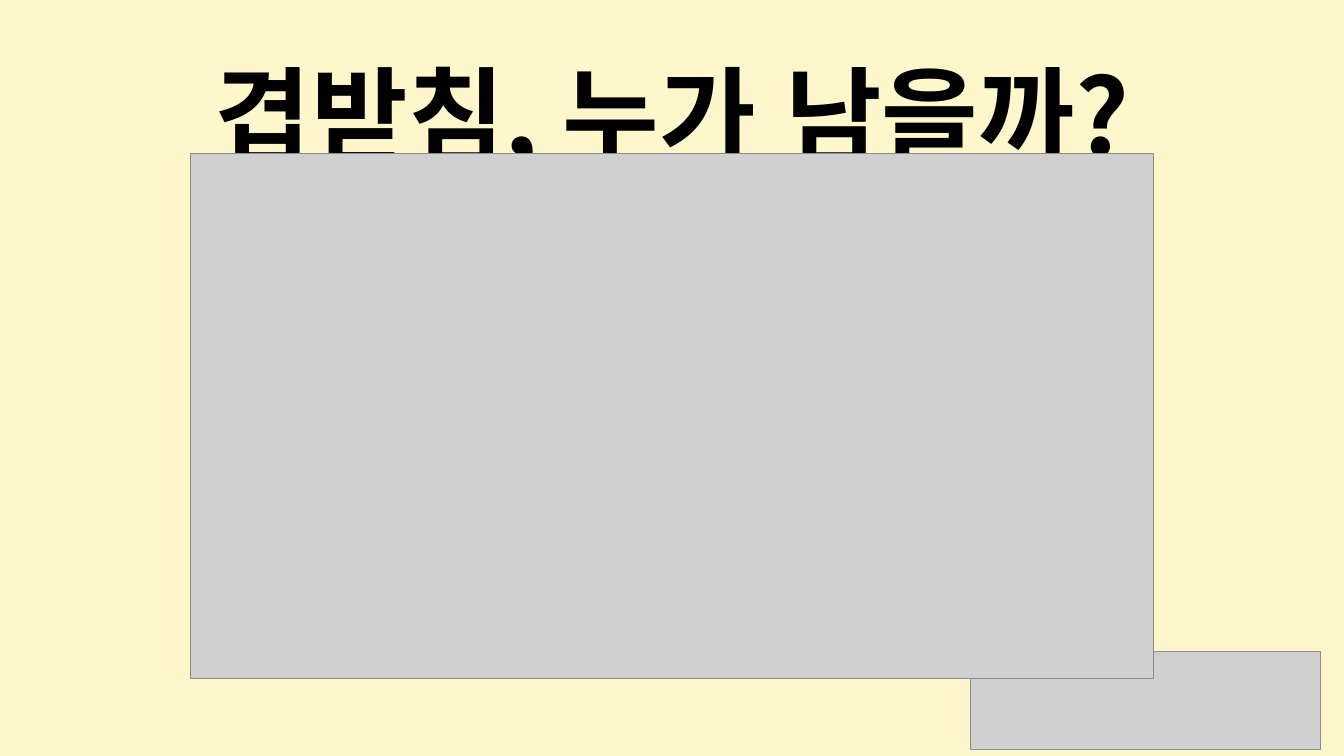
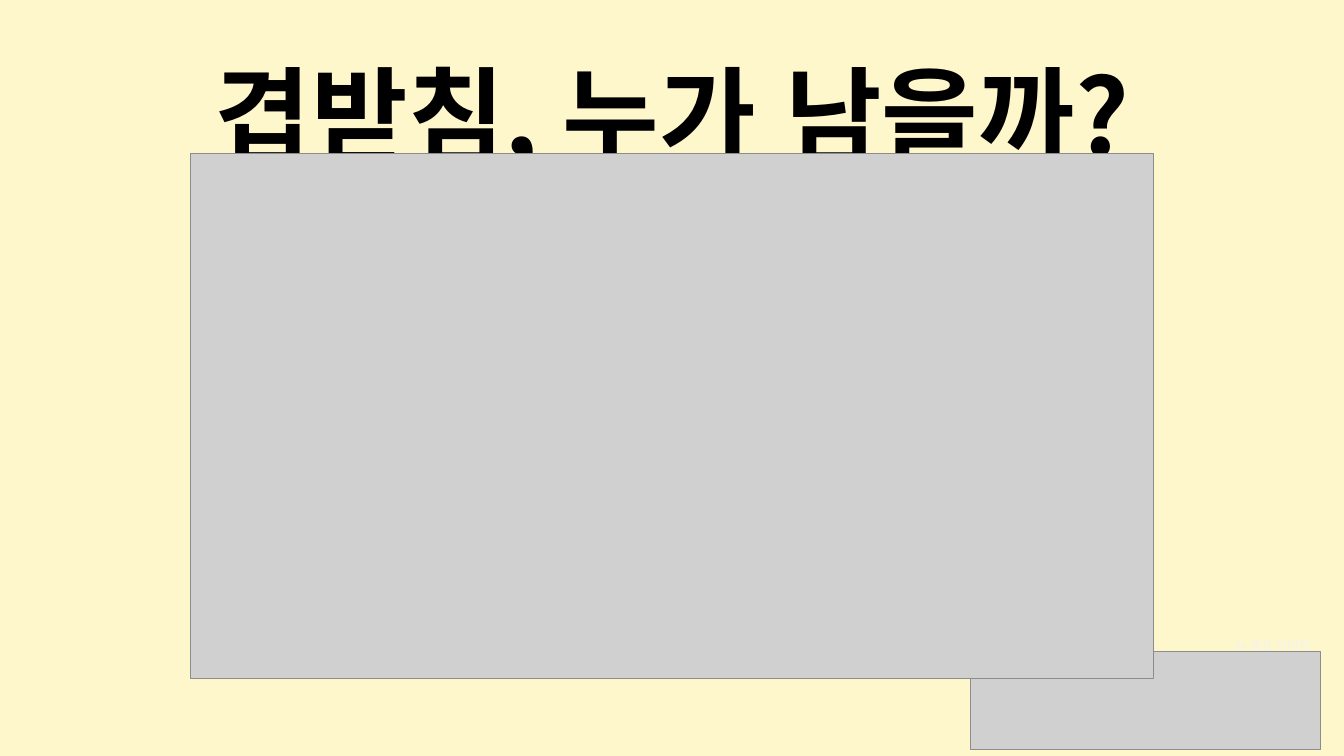
Before and after one commit to sophia-greennaraemaker/kishcm-pronunciation, a slide deck: slide 2 of 6차시_PPT.pptx. Drawn at 1344x756 pixels with LibreOffice and Linux fonts; fonts in the diff are those of the drawing; grey boxes stand for pictures. Boxes give left, top, right and bottom in pixels: in the first picture for what was removed or moved away, otherwise in the second. Text is boxed around its words. In the diff, an @@ line names an element or a change of style, - is before the commit and + after.

```diff
--- a/6차시_PPT.pptx
+++ b/6차시_PPT.pptx
@@ text added at <box>1235,651,1311,654</box>, 9 pt, text #F2F2F2 @@
+AI 생성 이미지
```
Also in this commit, not shown: 12 other slides changed, 4 other files.
